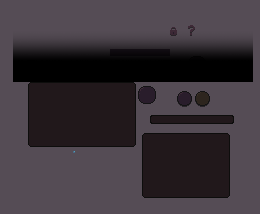
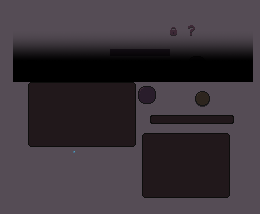
Before/after of a 260×214 layered artwork. What changed in the layer stack:
removed layer "InventorySacredSlot.png" over [177, 91, 192, 106]
